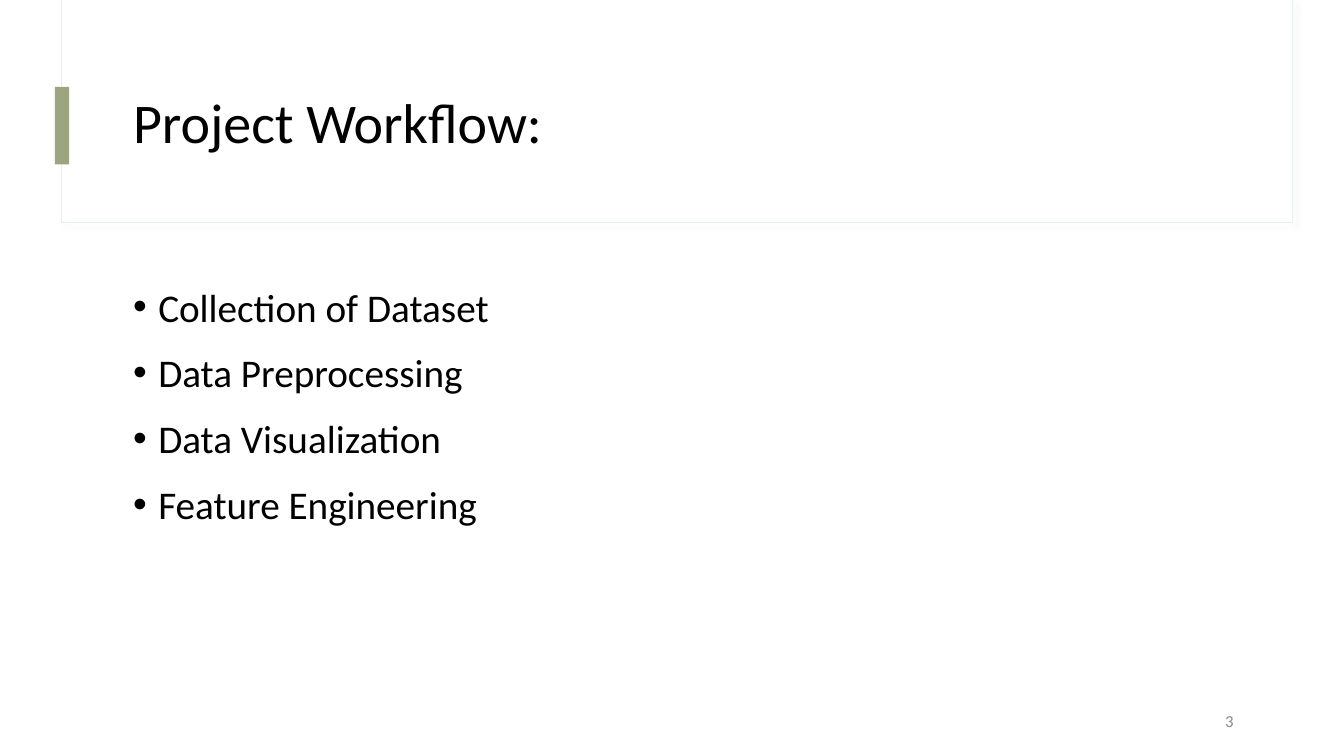
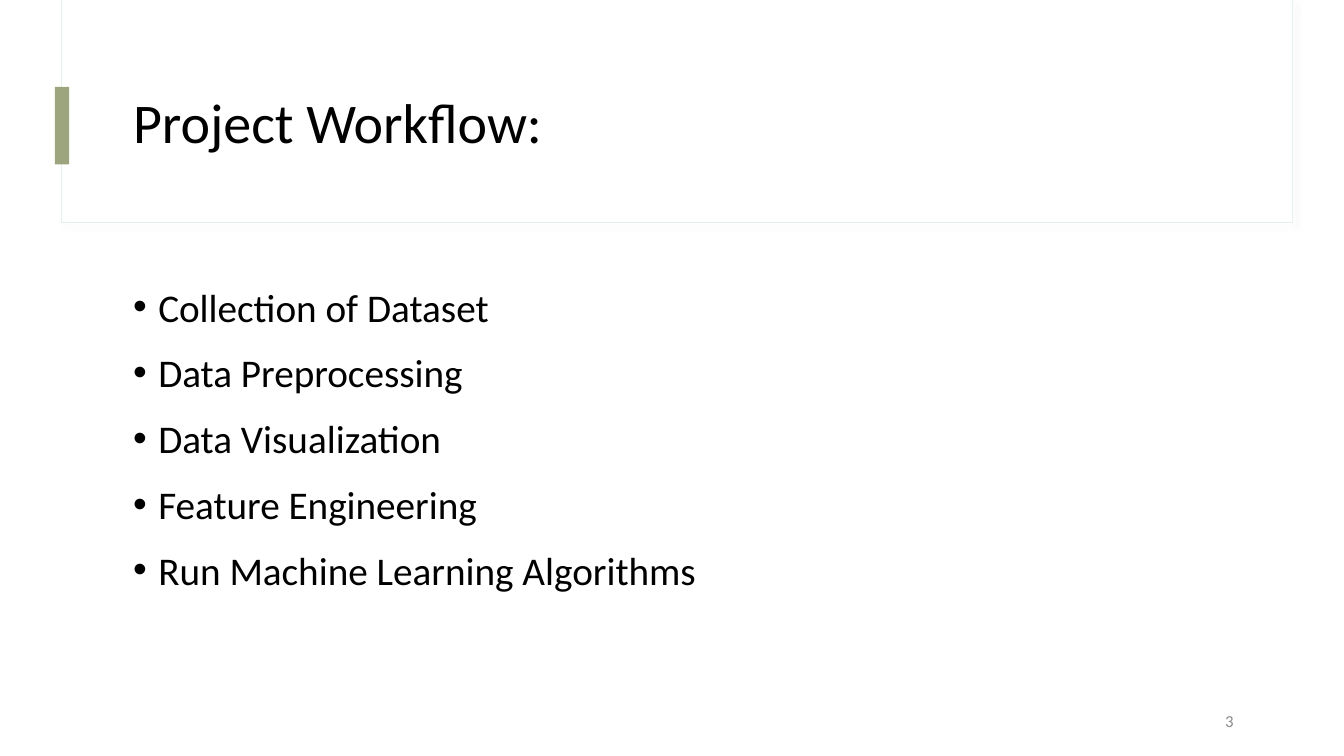
Before and after one commit to SahilFruitwala/toxicity-detection-sklearn, a slide deck: slide 3 of NLP_PPT.pptx. Drawn at 1344x756 pixels with LibreOffice and Linux fonts; fonts in the diff are those of the drawing. Boxes give left, top, right and bottom in pixels: in the first picture for what was removed or moved away, otherwise in the second. Text is boxed around its words. In the diff, an @@ line names an element or a change of style, - is before the commit and + after.

```diff
--- a/NLP_PPT.pptx
+++ b/NLP_PPT.pptx
@@ text at [158, 557, 695, 592]: paragraph added @@
+• Run Machine Learning Algorithms
```
Also in this commit, not shown: 1 other slide changed.
